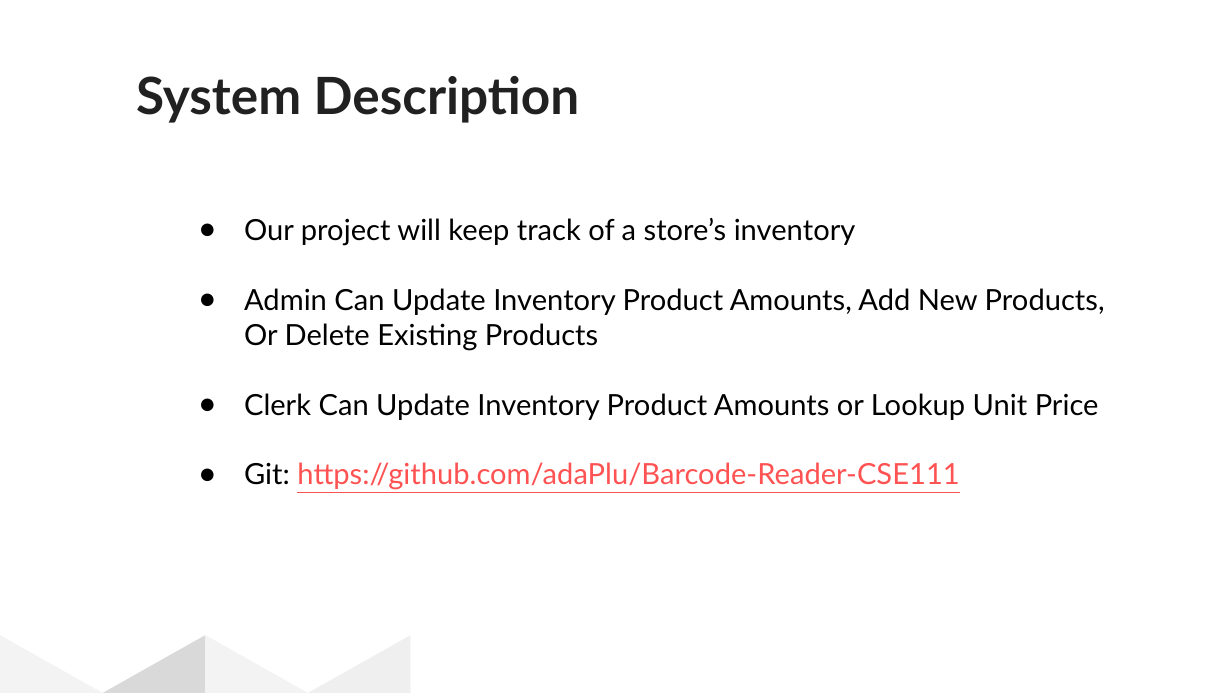
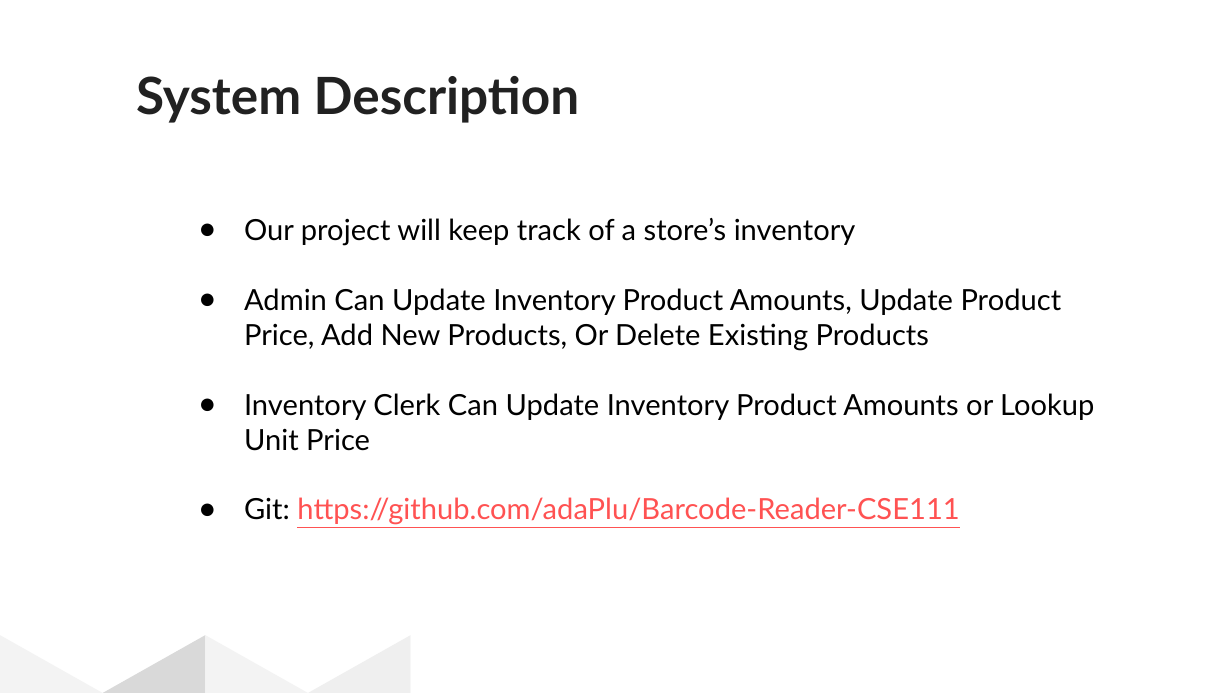
Before and after one commit to adaPlu/Barcode-Reader-CSE111, a slide deck: slide 2 of Barcode Reader Database.pptx. Drawn at 1232x693 pixels with LibreOffice and Linux fonts; fonts in the diff are those of the drawing. Boxes give left, top, right and bottom in pixels: in the first picture for what was removed or moved away, otherwise in the second. Text is boxed around its words. In the diff, an @@ line names an element or a change of style, - is before the commit and + after.

```diff
--- a/Barcode Reader Database.pptx
+++ b/Barcode Reader Database.pptx
@@ text at bbox=[244, 288, 1094, 451]: text changed @@
-● Admin Can Update Inventory Product Amounts, Add New Products,
-Or Delete Existing Products
-● Clerk Can Update Inventory Product Amounts or Lookup Unit Price
+● Admin Can Update Inventory Product Amounts, Update Product Price, Add New Products, Or Delete Existing Products
+● Inventory Clerk Can Update Inventory Product Amounts or Lookup Unit Price
```
